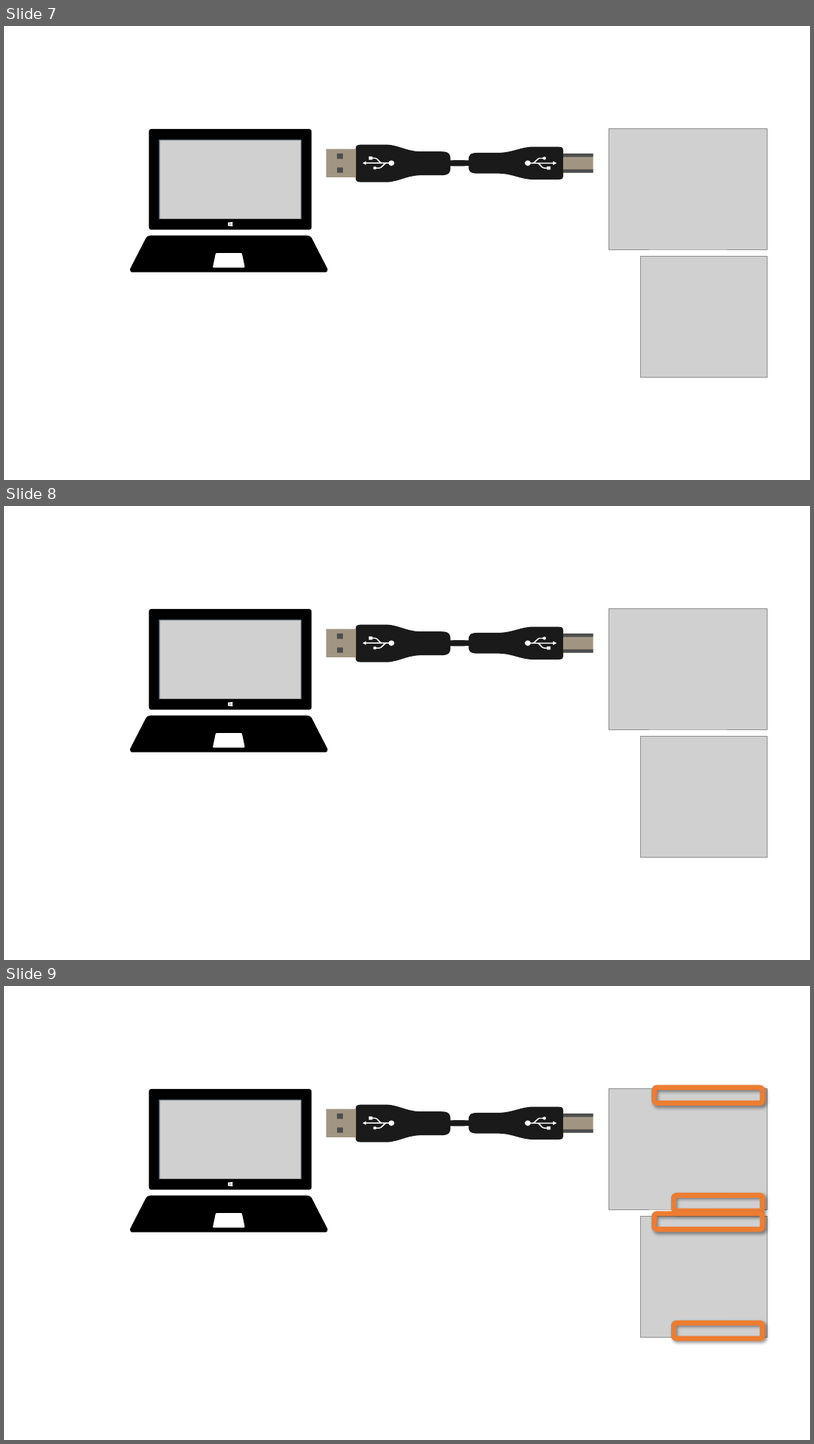
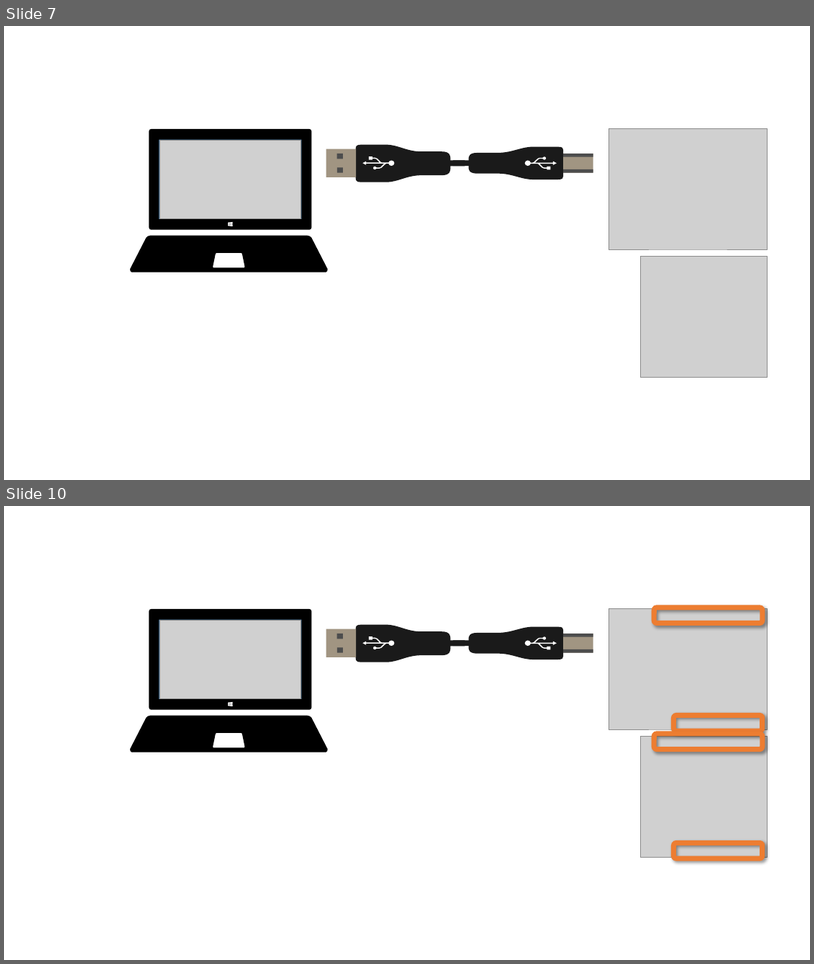
Before and after one commit to zebular13/connectthedots, a slide deck: HOLs/images/SolutionArchitecture/SolutionArchitecture.pptx. Shown one above the other, each under a label of ours: slides 7, 8 and 9 before the commit, slides 7 and 10 after it; the slides between them are not shown. The pictures are 814x1444 and 814x964 pixels, drawn with LibreOffice and Linux fonts; fonts in the diff are those of the drawing; grey boxes stand for pictures. Boxes give left, top, right and bottom in pixels: in the first picture for what was removed or moved away, otherwise in the second. Text is boxed around its words. In the diff, an @@ line names an element or a change of style, - is before the commit and + after.

```diff
--- a/HOLs/images/SolutionArchitecture/SolutionArchitecture.pptx
+++ b/HOLs/images/SolutionArchitecture/SolutionArchitecture.pptx
@@ slide 8 removed at [4,506,810,960], background #FFFFFF @@
@@ freeform shape removed at [130,609,328,752] @@
@@ picture removed at [609,609,767,729] @@
@@ rectangle removed at [157,618,304,701] @@
@@ picture removed at [160,620,301,698] @@
@@ group removed at [327,625,593,662]: 6 freeform shapes, 6 rectangles @@
@@ picture removed at [641,736,767,857] @@
@@ what was slide 9 is now slide 10 @@
```
Also in this commit, not shown: 2 slides added, 11 other files.
